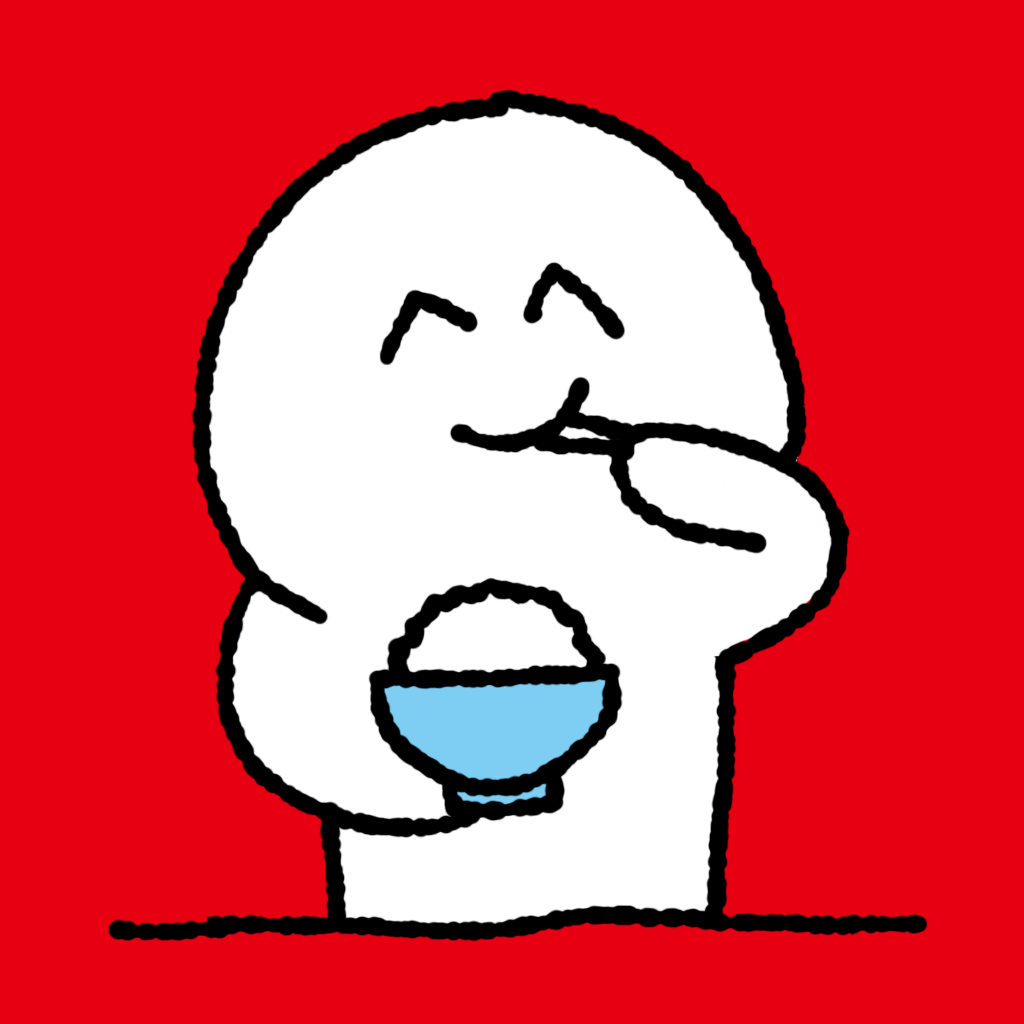
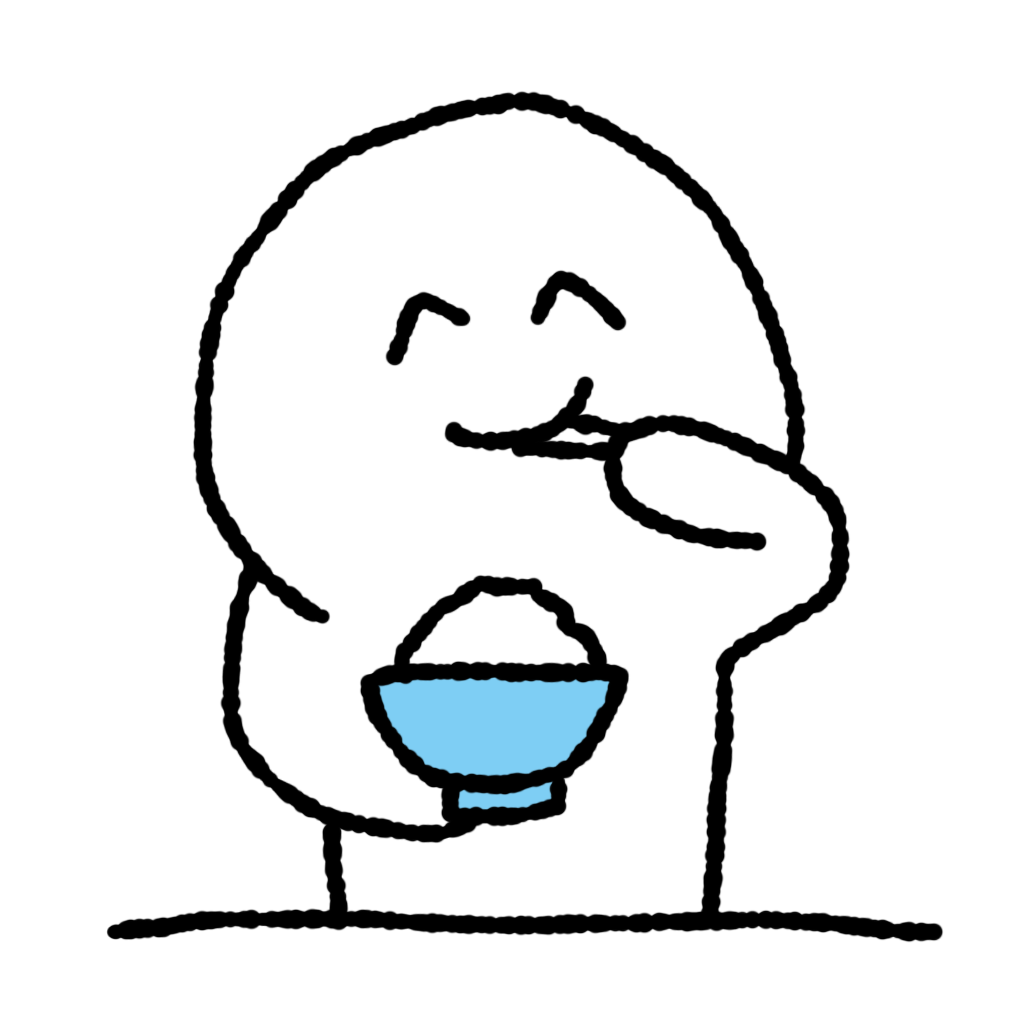
Revision of a layered 1024 × 1024 image; what changed, layer by layer:
renamed "レイヤー 2" to "レイヤー 3", painted on it over [106, 88, 945, 943]
painted on "レイヤー 1" over [209, 106, 836, 920]
hid "背景" over [0, 0, 1024, 1024]
